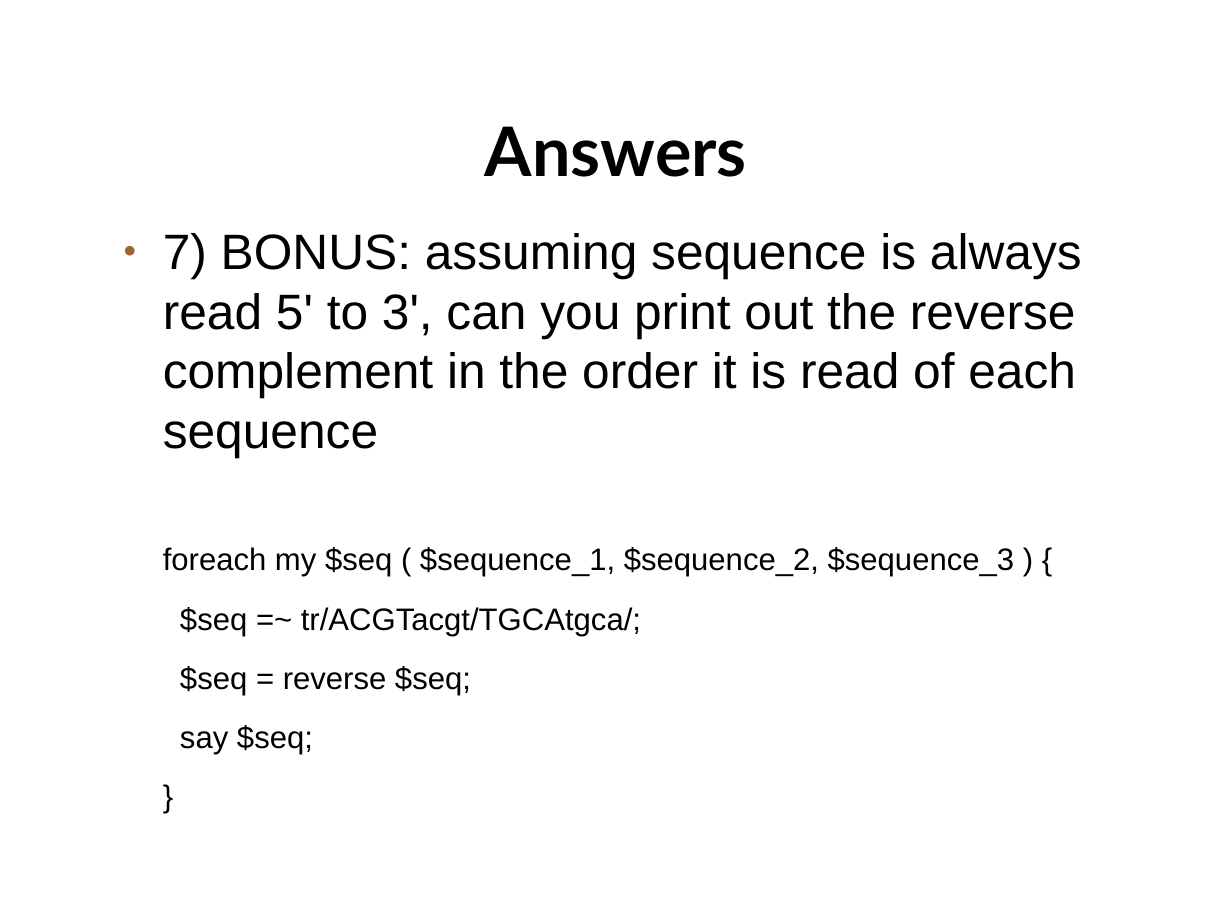
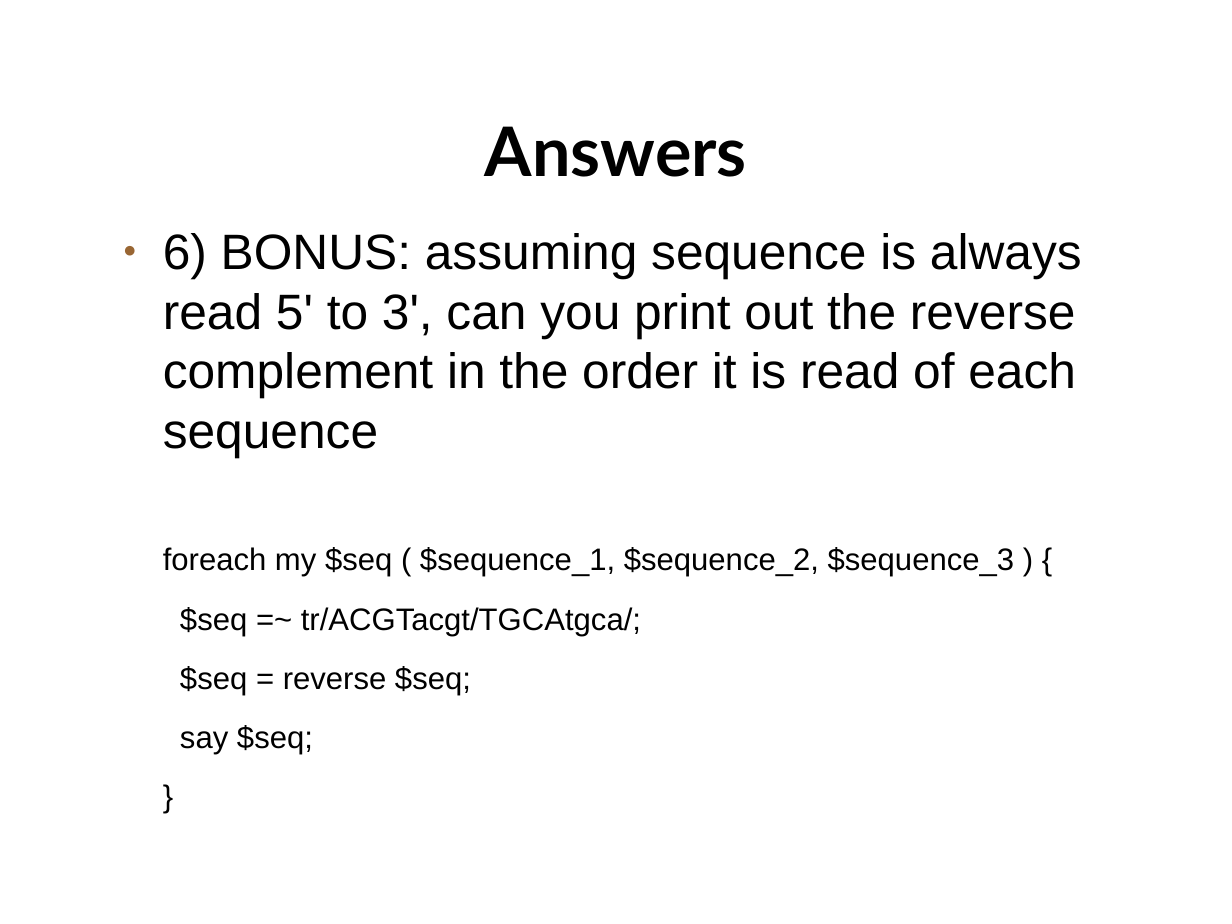
Before and after one commit to setitesuk/basic_perl_course, a slide deck: slide 48 of 07-decision_making/decision_making_loops.odp (slide 50 before the commit). Drawn at 1232x924 pixels with LibreOffice and Linux fonts; fonts in the diff are those of the drawing; background and template pictures are left out. Boxes give left, top, right and bottom in pixels: in the first picture for what was removed or moved away, otherwise in the second. Text is boxed around its words. In the diff, an @@ line names an element or a change of style, - is before the commit and + after.

```diff
--- a/07-decision_making/decision_making_loops.odp
+++ b/07-decision_making/decision_making_loops.odp
@@ text at (163,233,1082,458): text changed @@
-● 7) BONUS: assuming sequence is always read 5' to 3', can you print out the reverse complement in the order it is read of each sequence
+● 6) BONUS: assuming sequence is always read 5' to 3', can you print out the reverse complement in the order it is read of each sequence
```
Also in this commit, not shown: 4 other slides changed, 2 slides removed, 2 other files.
